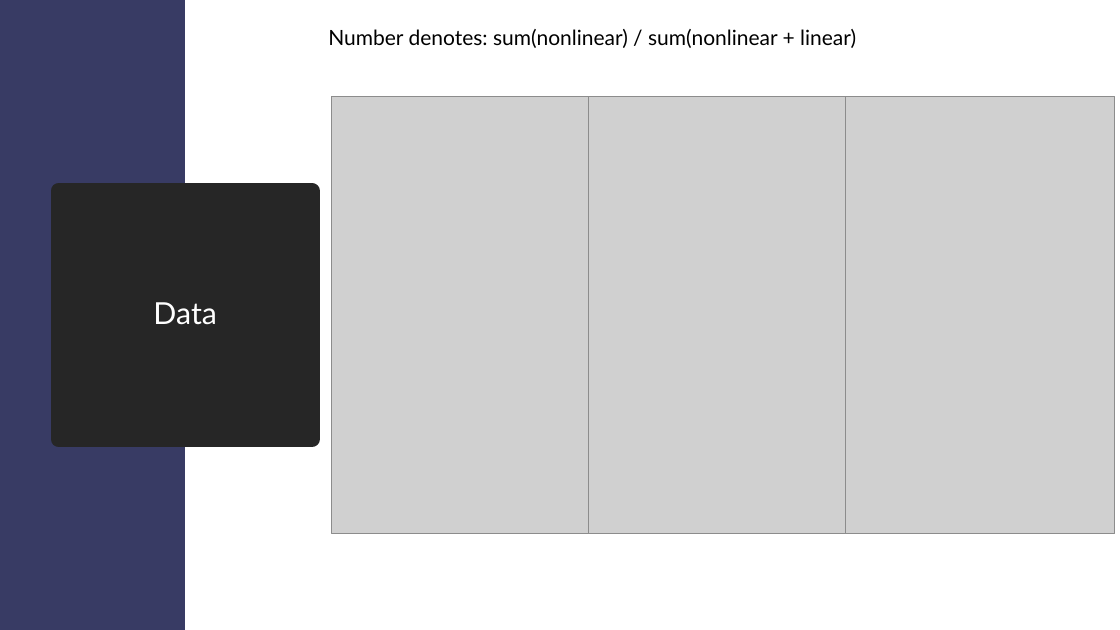
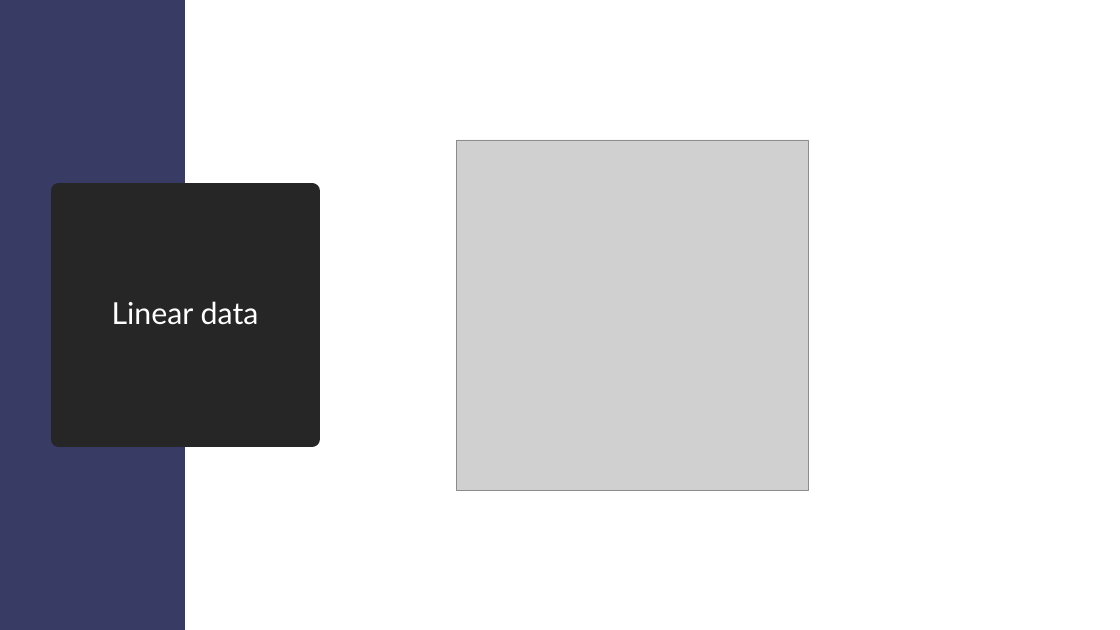
Before and after one commit to EmmaDirk/MachineLearning-BCA, a slide deck: slide 6 of Presentations/Presentation_11_18_25.pptx. Drawn at 1120x630 pixels with LibreOffice and Linux fonts; fonts in the diff are those of the drawing; grey boxes stand for pictures. Boxes give left, top, right and bottom in pixels: in the first picture for what was removed or moved away, otherwise in the second. Text is boxed around its words. In the diff, an @@ line names an element or a change of style, - is before the commit and + after.

```diff
--- a/Presentations/Presentation_11_18_25.pptx
+++ b/Presentations/Presentation_11_18_25.pptx
@@ text removed at (x1=328, y1=29, x2=856, y2=48) @@
-Number denotes: sum(nonlinear) / sum(nonlinear + linear)
@@ picture removed at (x1=332, y1=97, x2=602, y2=534) @@
@@ picture removed at (x1=589, y1=97, x2=859, y2=534) @@
@@ picture removed at (x1=845, y1=97, x2=1115, y2=534) @@
@@ picture added at (x1=456, y1=140, x2=808, y2=491) @@
@@ title at (x1=112, y1=301, x2=259, y2=325): text changed @@
-Data
+Linear data
```
Also in this commit, not shown: 3 other slides changed, 2 slides added, 1 slide removed, 4 other files.
